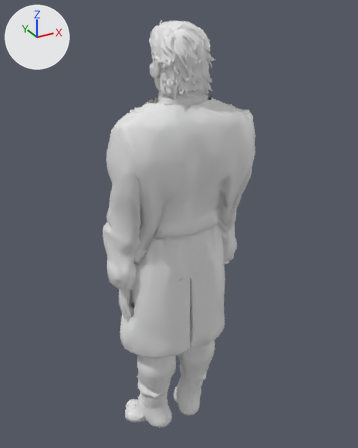
Before and after pictures for a commit that changed the glTF model assets/people/bold_cowboy_layered.glb.
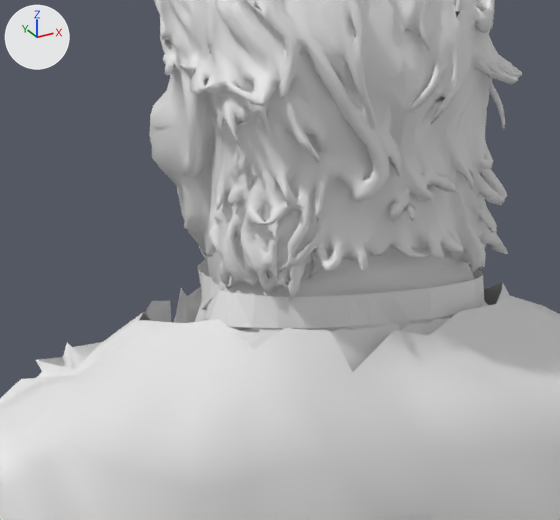
Old and new are each drawn whole from a 50 mm lens placed at (-0.918, -1.721, 1.937), pointed at (0.044, 0.027, 1.063) and again close up on the part from 34% to 62% of the width and 10% to 31% of the height. Lighting does not change. The marker at upper left points along +X, +Y and +Z. The last two pictures show the newer version. Vertices at exactly the same position are counted once.

Before the edit, the objects in view are built like this:
```python
me_body_coat = bpy.data.meshes.new('body_coat')
me_body_coat.from_pydata(...)  # 3118 vertices, 5870 faces; spans x -0.312..0.31, y -0.225..0.192, z 0.534..1.623
me_body_shirt = bpy.data.meshes.new('body_shirt')
me_body_shirt.from_pydata(...)  # 582 vertices, 774 faces; spans x -0.287..0.288, y -0.182..0.101, z 0.919..1.634
me_body_vest = bpy.data.meshes.new('body_vest')
me_body_vest.from_pydata(...)  # 932 vertices, 1358 faces; spans x -0.211..0.206, y -0.212..0.132, z 1.093..1.622
ob_body_coat = bpy.data.objects.new('body_coat', me_body_coat)
ob_body_coat.location = (0.0, 0.0, 0.0)
ob_body_shirt = bpy.data.objects.new('body_shirt', me_body_shirt)
ob_body_shirt.location = (0.0, 0.0, 0.0)
ob_body_vest = bpy.data.objects.new('body_vest', me_body_vest)
ob_body_vest.location = (0.0, 0.0, 0.0)
# also in view: 'body_head' at (0.001, -0.028, 1.751); 'body_skin' at (0.001, -0.006, 0.797)
```
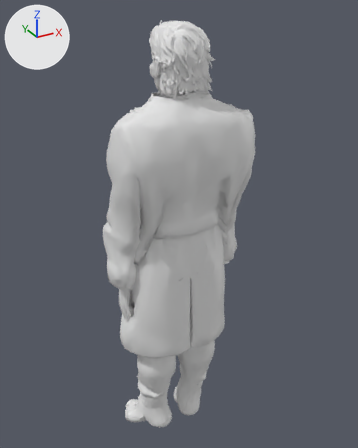
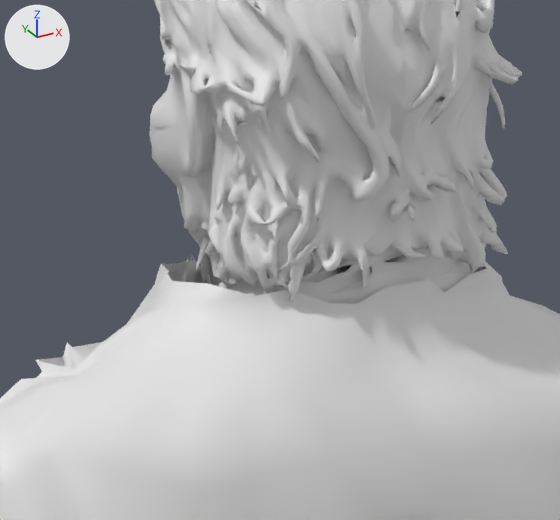
Scene script edits in JSON lines:
```json
{"block": "me_body_coat", "where": "# used by ob_body_coat; location = (0.0, 0.0, 0.0)"}
{"op": "remove", "block": "me_body_coat", "code": "me_body_coat.from_pydata(...)  # 3118 vertices, 5870 faces; spans x -0.312..0.31, y -0.225..0.192, z 0.534..1.623"}
{"op": "add", "block": "me_body_coat", "code": "me_body_coat.from_pydata(...)  # 3187 vertices, 6000 faces; spans x -0.312..0.31, y -0.225..0.192, z 0.534..1.649"}
{"block": "me_body_coat", "change": "me_body_coat part 1"}
{"block": "me_body_coat", "change": "2 vertices are removed from x -0.018..-0.008, y 0.047..0.05, z 1.613..1.614"}
{"block": "me_body_coat", "change": "5 faces are deleted"}
{"block": "me_body_coat", "change": "10 vertices move from x -0.021..0.031, y 0.022..0.071, z 1.573..1.619 to x -0.021..0.031, y 0.021..0.063, z 1.573..1.619"}
{"block": "me_body_coat", "change": "71 vertices are added at x -0.12..0.121, y -0.151..0.045, z 1.613..1.649"}
{"block": "me_body_coat", "change": "135 new faces join them"}
{"block": "me_body_shirt", "where": "# used by ob_body_shirt; location = (0.0, 0.0, 0.0)"}
{"op": "remove", "block": "me_body_shirt", "code": "me_body_shirt.from_pydata(...)  # 582 vertices, 774 faces; spans x -0.287..0.288, y -0.182..0.101, z 0.919..1.634"}
{"op": "add", "block": "me_body_shirt", "code": "me_body_shirt.from_pydata(...)  # 541 vertices, 672 faces; spans x -0.287..0.288, y -0.182..0.101, z 0.919..1.674"}
{"block": "me_body_shirt", "change": "me_body_shirt part 2: a new loose piece of 61 vertices spanning x -0.086..0.062, y -0.146..-0.006, z 1.624..1.674"}
{"block": "me_body_shirt", "change": "me_body_shirt part 3"}
{"block": "me_body_shirt", "change": "163 vertices are removed from x -0.099..0.1, y -0.147..0.089, z 1.577..1.634"}
{"block": "me_body_shirt", "change": "242 faces are deleted"}
{"block": "me_body_shirt", "change": "1 vertex moves from x 0.018, y 0.029, z 1.571 to x 0.017, y 0.026, z 1.571"}
{"block": "me_body_shirt", "change": "61 vertices are added at x -0.138..0.087, y -0.116..0.033, z 1.575..1.674"}
{"block": "me_body_shirt", "change": "67 new faces join them"}
```

Boxes [x1, y1, x2, y2] around the edits, measured in the close-ups (560 x 520 px):
```json
{"object": "body_coat", "change": "reshaped", "before": [0, 282, 560, 520], "after": [0, 256, 560, 520]}
{"object": "body_shirt", "change": "reshaped", "before": [195, 247, 484, 333], "after": [192, 218, 429, 289]}
{"part": 1, "of": "me_body_coat", "change": "built on", "after": [127, 256, 503, 372]}
{"part": 2, "of": "me_body_shirt", "change": "added", "after": [192, 218, 429, 289]}
{"part": 3, "of": "me_body_shirt", "change": "built on", "before": [195, 247, 484, 333]}
{"object": "body_vest", "change": "unchanged, covered by the edit", "before": [201, 301, 489, 350], "after": [331, 271, 451, 294]}
```
